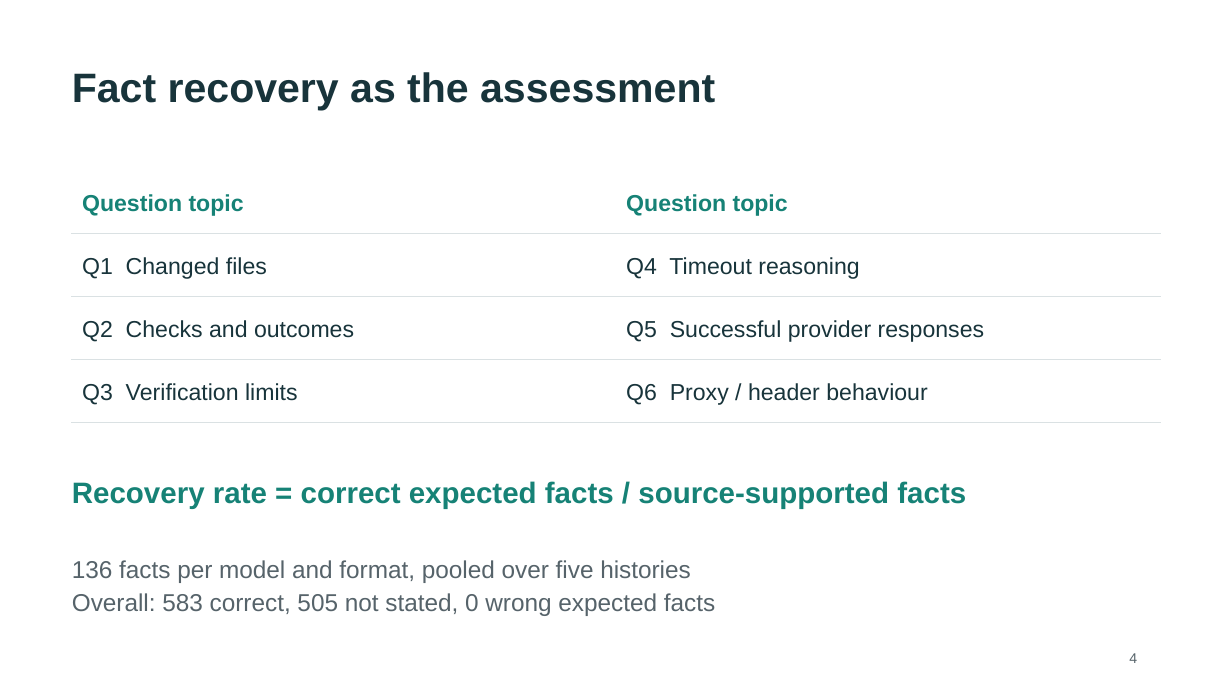
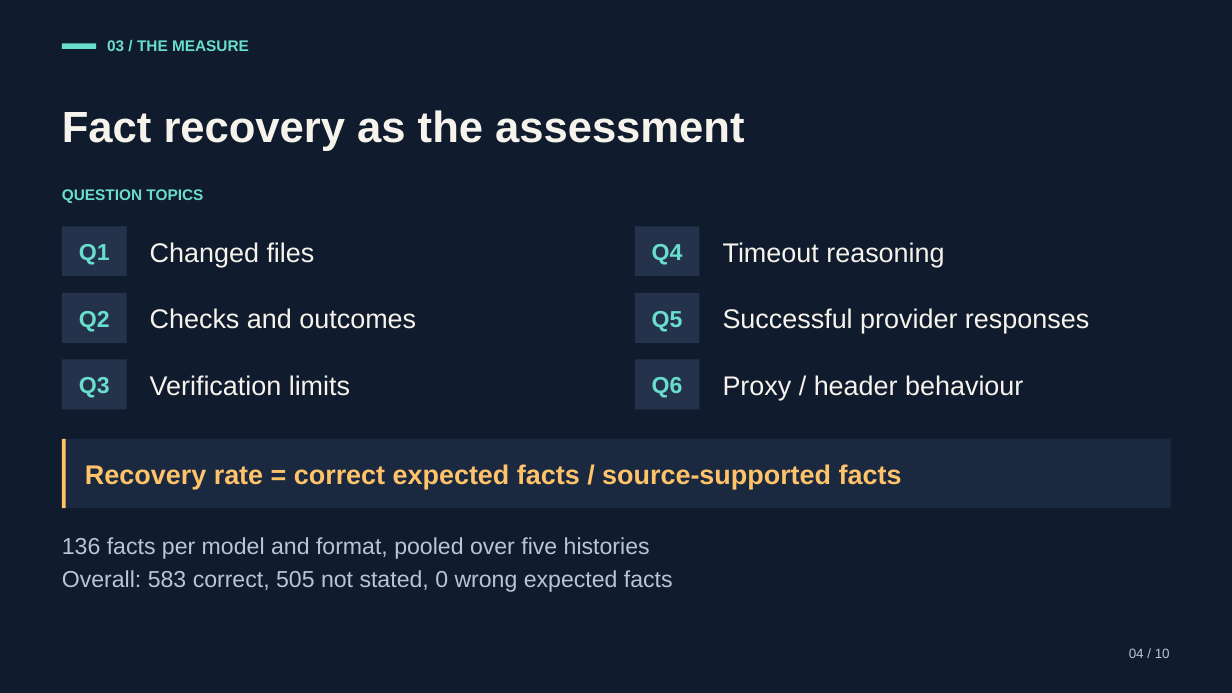
Before and after one commit to CS3227-2610-MP3-Deskmate/CS3227-2610-MP3, a slide deck: slide 4 of experiments/agent-handoff-2026-10-19/Agent_Handoff_Results.pptx. Drawn at 1232x693 pixels with LibreOffice and Linux fonts; fonts in the diff are those of the drawing. Boxes give left, top, right and bottom in pixels: in the first picture for what was removed or moved away, otherwise in the second. Text is boxed around its words. In the diff, an @@ line names an element or a change of style, - is before the commit and + after.

```diff
--- a/experiments/agent-handoff-2026-10-19/Agent_Handoff_Results.pptx
+++ b/experiments/agent-handoff-2026-10-19/Agent_Handoff_Results.pptx
@@ background #FFFFFF to #101B2D @@
@@ rectangle added at (62, 43, 96, 49), fill #69DECC @@
@@ text added at (107, 40, 249, 51), 12 pt, text #69DECC, bold @@
+03 / THE MEASURE
@@ text "Fact recovery as the assessment": place and size @@
-text "Fact recovery as the assessment" at (72, 72, 715, 110)
+text "Fact recovery as the assessment" at (62, 110, 744, 151)
@@ text "Fact recovery as the assessment" at (62, 110, 744, 151): size 32 to 34 pt, text colour #18343B to #F5F3EB; line spacing 1.15 to 1; vertical alignment top to middle @@
@@ table removed at (72, 171, 1161, 422), 4 rows, 2 columns @@
-Question topic | Question topic
-Q1 Changed files | Q4 Timeout reasoning
-Q2 Checks and outcomes | Q5 Successful provider responses
-Q3 Verification limits | Q6 Proxy / header behaviour
@@ text added at (62, 189, 203, 203), 12 pt, text #69DECC, bold @@
+QUESTION TOPICS
@@ rectangle added at (62, 226, 127, 276), fill #24334B @@
@@ rectangle added at (635, 226, 700, 276), fill #24334B @@
@@ text added at (79, 244, 110, 265), 18 pt, text #69DECC, bold @@
+Q1
@@ text added at (150, 242, 315, 267), 21 pt, text #F5F3EB @@
+Changed files
@@ text added at (652, 244, 683, 265), 18 pt, text #69DECC, bold @@
+Q4
@@ text added at (723, 242, 944, 267), 21 pt, text #F5F3EB @@
+Timeout reasoning
@@ rectangle added at (62, 293, 127, 343), fill #24334B @@
@@ rectangle added at (635, 293, 700, 343), fill #24334B @@
@@ text added at (79, 311, 110, 332), 18 pt, text #69DECC, bold @@
+Q2
@@ text added at (150, 308, 416, 329), 21 pt, text #F5F3EB @@
+Checks and outcomes
@@ text added at (652, 311, 683, 332), 18 pt, text #69DECC, bold @@
+Q5
@@ text added at (723, 308, 1089, 333), 21 pt, text #F5F3EB @@
+Successful provider responses
@@ rectangle added at (62, 360, 127, 409), fill #24334B @@
@@ text added at (79, 377, 110, 398), 18 pt, text #69DECC, bold @@
+Q3
@@ text added at (150, 375, 350, 396), 21 pt, text #F5F3EB @@
+Verification limits
@@ rectangle added at (635, 360, 700, 409), fill #24334B @@
@@ text added at (652, 377, 683, 398), 18 pt, text #69DECC, bold @@
+Q6
@@ text added at (723, 375, 1023, 400), 21 pt, text #F5F3EB @@
+Proxy / header behaviour
@@ rectangle added at (62, 439, 1171, 508), fill #1B2940 @@
@@ rectangle added at (62, 439, 66, 508), fill #FFC36A @@
@@ text "Recovery rate = correct expected ...": place and size @@
-text "Recovery rate = correct expected ..." at (72, 481, 966, 508)
+text "Recovery rate = correct expected ..." at (85, 464, 902, 489)
@@ text "Recovery rate = correct expected ..." at (85, 464, 902, 489): size 23 to 21 pt, text colour #168276 to #FFC36A; line spacing 1.15 to 1; vertical alignment top to middle @@
@@ text "136 facts per model and ...": place and size @@
-text "136 facts per model and ..." at (72, 560, 715, 616)
+text "136 facts per model and ..." at (62, 537, 673, 592)
@@ text "136 facts per model and ..." at (62, 537, 673, 592): size 19 to 18 pt, text colour #56636A to #B9C4D5; line spacing 1.15 to 1; more space between paragraphs @@
@@ text removed at (1129, 653, 1137, 663) @@
-4
@@ text added at (1129, 648, 1170, 658), 10.5 pt, text #B9C4D5 @@
+04 / 10
```
Also in this commit, not shown: 11 other slides changed, 1 other file.
